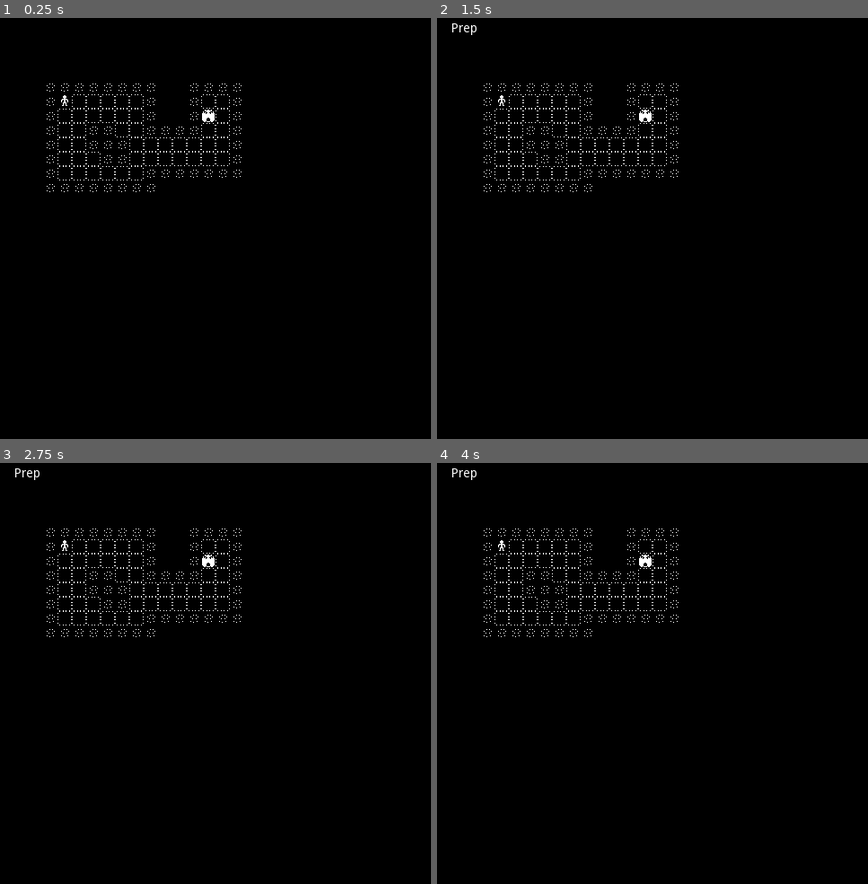
Above: before the commit, frames 1-4 (two rows, left to right).
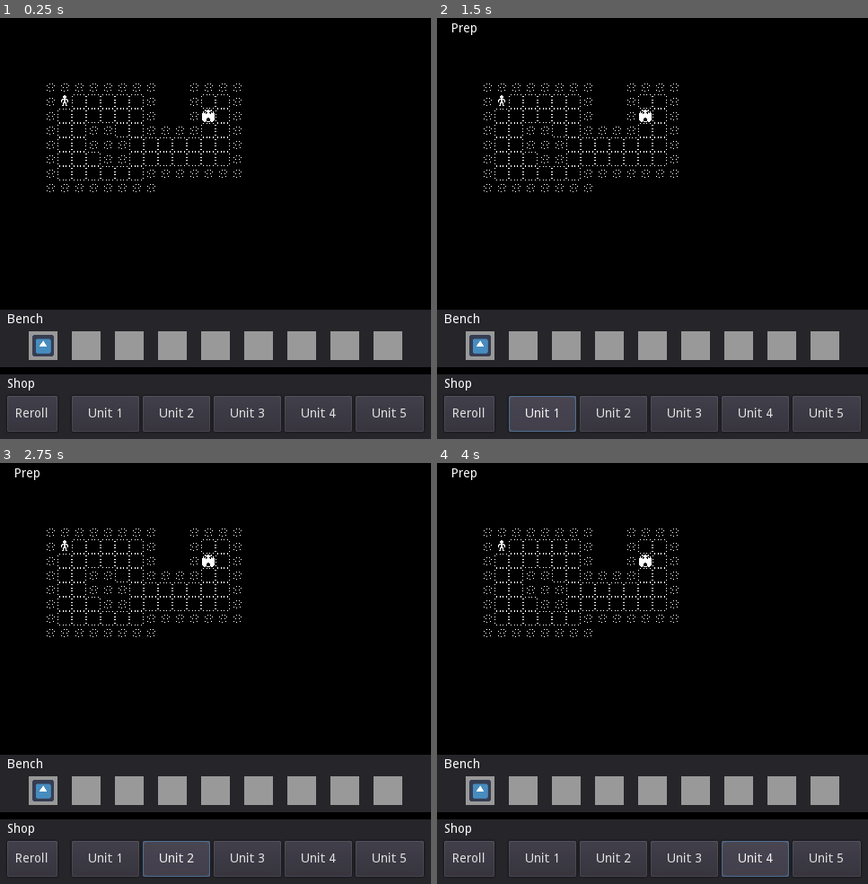
Above: after the commit, the same moments.

Repository: RokaRoka/minimal-auto-battle
Game: Godot game, scene res://Game.tscn
The game is run twice, just before and just after one commit, with the same random seed, the same clock (stepped at 60 frames per second) and the same inputs. The engine's default icon, where the game draws it, is replaced by a stand-in: a white triangle on a blue panel in a dark square.
Inputs (mouse positions are in pixels of both pictures, inside the frame that each line leads up to):
- Up to frame 1 (0.25 s): no input
- Up to frame 2 (1.5 s): click (471, 413) at 0.5 s, where only the run after the commit has a clickable "Reroll"; click (540, 413) at 1.25 s, where only the run after the commit has a clickable "Unit 1"
- Up to frame 3 (2.75 s): click (176, 858) at 2 s, where only the run after the commit has a clickable "Unit 2"
- Up to frame 4 (4 s): click (682, 858) at 2.75 s, where only the run after the commit has a clickable "Unit 3"; click (755, 858) at 3.5 s, where only the run after the commit has a clickable "Unit 4"

The runs differ from the first frame. In frame 1, 29% of the frame differs, in the area x 0-100%, y 69-100%; in frame 2, 29%; in frame 3, 29%; in frame 4, 29%.

Commit message:
Shop Units can be dragged on field

Diff:
--- /dev/null
+++ b/Draggable.gd
@@ -0,0 +1,21 @@
+extends TextureRect
+
+var dragging = false
+
+signal started_drag( draggable )
+signal dropped( draggable )
+
+# Called when the node enters the scene tree for the first time.
+func _ready():
+	connect("gui_input", self, "_on_gui_input")
+
+func _on_gui_input(event:InputEvent):
+	if event is InputEventMouseButton:
+		if event.pressed and event.button_index == BUTTON_LEFT:
+			dragging = true
+			emit_signal("started_drag", self)
+		elif dragging:
+			dragging = false
+			emit_signal("dropped", self)
+	if event is InputEventMouseMotion and dragging:
+		rect_position += event.relative
--- a/Game.gd
+++ b/Game.gd
@@ -1,4 +1,7 @@
 extends Node2D
+
+# branched scenes
+var unitTscn = preload("res://Unit.tscn")
 
 onready var grid = $Grid
 onready var testUnit = $Grid/Units/Unit
@@ -14,6 +17,7 @@
 func _ready():
 	castles = grid.getTilesOfType("Castle")
 	prepTurn()
+	$UI/Bench/Panel/UnitSlot1/ShopUnit.connect("dropped", self, "dropShopUnit")
 
 func prepTurn():
 	turn = "prep"
@@ -40,6 +44,17 @@
 			if turn == "prep":
 				takePlayerTurn()
 
+func dropShopUnit(draggable):
+	#if we drop a unit on an empty space, spawn a unit
+	var mousePos = get_global_mouse_position()
+	#check if its a valid space
+	var cellId = grid.getCellId(mousePos)
+	draggable.hide()
+	#create unit and add to grid
+	var newUnit = unitTscn.instance()
+	newUnit.position = grid.getSnappedPos(mousePos) + grid.tileMap.cell_size/2
+	grid.addUnit(newUnit)
+	$Grid/Units.add_child(newUnit)
 
 func _on_AtttackBtn_pressed():
 	print("bla;fbaiwueskf!")
--- a/Game.tscn
+++ b/Game.tscn
@@ -1,11 +1,11 @@
-[gd_scene load_steps=11 format=2]
+[gd_scene load_steps=12 format=2]
 
 [ext_resource path="res://Grid.gd" type="Script" id=1]
 [ext_resource path="res://Tiles/TileSet.tres" type="TileSet" id=2]
-[ext_resource path="res://Tiles/nav_test.png" type="Texture" id=3]
-[ext_resource path="res://Unit.gd" type="Script" id=4]
+[ext_resource path="res://Unit.tscn" type="PackedScene" id=3]
 [ext_resource path="res://Game.gd" type="Script" id=5]
 [ext_resource path="res://icon.png" type="Texture" id=6]
+[ext_resource path="res://Draggable.gd" type="Script" id=7]
 
 [sub_resource type="Animation" id=1]
 resource_name = "EnemyTurn"
@@ -124,13 +124,15 @@
 "values": [ "Prep" ]
 }
 
-[sub_resource type="StyleBoxFlat" id=5]
+[sub_resource type="StyleBoxFlat" id=4]
 bg_color = Color( 0, 0, 0, 1 )
 border_width_left = 1
 border_width_top = 1
 border_width_right = 1
 border_width_bottom = 1
 border_blend = true
+
+[sub_resource type="StyleBoxFlat" id=5]
 
 [node name="Game" type="Node2D"]
 script = ExtResource( 5 )
@@ -186,22 +188,258 @@
 margin_top = 18.0
 margin_right = 95.0
 margin_bottom = 34.0
-custom_styles/normal = SubResource( 5 )
+custom_styles/normal = SubResource( 4 )
 text = "Attack Castle"
 
 [node name="ShopBtn" type="Button" parent="UI/PrepMenu/VBoxContainer"]
 margin_top = 38.0
 margin_right = 95.0
 margin_bottom = 54.0
-custom_styles/normal = SubResource( 5 )
+custom_styles/normal = SubResource( 4 )
 text = "Go Shopping"
 
 [node name="StayBtn" type="Button" parent="UI/PrepMenu/VBoxContainer"]
 margin_top = 58.0
 margin_right = 95.0
 margin_bottom = 74.0
-custom_styles/normal = SubResource( 5 )
+custom_styles/normal = SubResource( 4 )
 text = "Stay"
+
+[node name="Bench" type="Control" parent="UI"]
+margin_top = 336.0
+margin_right = 480.0
+margin_bottom = 400.0
+__meta__ = {
+"_edit_use_anchors_": false
+}
+
+[node name="Panel" type="Panel" parent="UI/Bench"]
+anchor_bottom = 1.0
+margin_right = 480.0
+__meta__ = {
+"_edit_use_anchors_": false
+}
+
+[node name="Label" type="Label" parent="UI/Bench/Panel"]
+margin_left = 8.0
+margin_top = 4.0
+margin_right = 48.0
+margin_bottom = 18.0
+text = "Bench"
+__meta__ = {
+"_edit_use_anchors_": false
+}
+
+[node name="UnitSlot1" type="Panel" parent="UI/Bench/Panel"]
+margin_left = 32.0
+margin_top = 24.0
+margin_right = 64.0
+margin_bottom = 56.0
+size_flags_horizontal = 3
+size_flags_vertical = 3
+custom_styles/panel = SubResource( 5 )
+__meta__ = {
+"_edit_use_anchors_": false
+}
+
+[node name="ShopUnit" type="TextureRect" parent="UI/Bench/Panel/UnitSlot1" groups=[
+"UnitUI",
+]]
+anchor_right = 1.0
+anchor_bottom = 1.0
+margin_left = 4.0
+margin_top = 4.0
+margin_right = -4.0
+margin_bottom = -4.0
+texture = ExtResource( 6 )
+expand = true
+stretch_mode = 6
+script = ExtResource( 7 )
+__meta__ = {
+"_edit_use_anchors_": false
+}
+
+[node name="UnitSlot2" type="Panel" parent="UI/Bench/Panel"]
+margin_left = 80.0
+margin_top = 24.0
+margin_right = 112.0
+margin_bottom = 56.0
+size_flags_horizontal = 3
+size_flags_vertical = 3
+custom_styles/panel = SubResource( 5 )
+__meta__ = {
+"_edit_use_anchors_": false
+}
+
+[node name="UnitSlot3" type="Panel" parent="UI/Bench/Panel"]
+margin_left = 128.0
+margin_top = 24.0
+margin_right = 160.0
+margin_bottom = 56.0
+size_flags_horizontal = 3
+size_flags_vertical = 3
+custom_styles/panel = SubResource( 5 )
+__meta__ = {
+"_edit_use_anchors_": false
+}
+
+[node name="UnitSlot4" type="Panel" parent="UI/Bench/Panel"]
+margin_left = 176.0
+margin_top = 24.0
+margin_right = 208.0
+margin_bottom = 56.0
+size_flags_horizontal = 3
+size_flags_vertical = 3
+custom_styles/panel = SubResource( 5 )
+__meta__ = {
+"_edit_use_anchors_": false
+}
+
+[node name="UnitSlot5" type="Panel" parent="UI/Bench/Panel"]
+margin_left = 224.0
+margin_top = 24.0
+margin_right = 256.0
+margin_bottom = 56.0
+size_flags_horizontal = 3
+size_flags_vertical = 3
+custom_styles/panel = SubResource( 5 )
+__meta__ = {
+"_edit_use_anchors_": false
+}
+
+[node name="UnitSlot6" type="Panel" parent="UI/Bench/Panel"]
+margin_left = 272.0
+margin_top = 24.0
+margin_right = 304.0
+margin_bottom = 56.0
+size_flags_horizontal = 3
+size_flags_vertical = 3
+custom_styles/panel = SubResource( 5 )
+__meta__ = {
+"_edit_use_anchors_": false
+}
+
+[node name="UnitSlot7" type="Panel" parent="UI/Bench/Panel"]
+margin_left = 320.0
+margin_top = 24.0
+margin_right = 352.0
+margin_bottom = 56.0
+size_flags_horizontal = 3
+size_flags_vertical = 3
+custom_styles/panel = SubResource( 5 )
+__meta__ = {
+"_edit_use_anchors_": false
+}
+
+[node name="UnitSlot8" type="Panel" parent="UI/Bench/Panel"]
+margin_left = 368.0
+margin_top = 24.0
+margin_right = 400.0
+margin_bottom = 56.0
+size_flags_horizontal = 3
+size_flags_vertical = 3
+custom_styles/panel = SubResource( 5 )
+__meta__ = {
+"_edit_use_anchors_": false
+}
+
+[node name="UnitSlot9" type="Panel" parent="UI/Bench/Panel"]
+margin_left = 416.0
+margin_top = 24.0
+margin_right = 448.0
+margin_bottom = 56.0
+size_flags_horizontal = 3
+size_flags_vertical = 3
+custom_styles/panel = SubResource( 5 )
+__meta__ = {
+"_edit_use_anchors_": false
+}
+
+[node name="Shop" type="Control" parent="UI"]
+anchor_right = 1.0
+anchor_bottom = 1.0
+margin_top = 416.0
+__meta__ = {
+"_edit_use_anchors_": false
+}
+
+[node name="Panel" type="Panel" parent="UI/Shop"]
+anchor_right = 1.0
+anchor_bottom = 1.0
+margin_top = -8.0
+__meta__ = {
+"_edit_use_anchors_": false
+}
+
+[node name="RerollBtn" type="Button" parent="UI/Shop/Panel"]
+anchor_bottom = 1.0
+margin_left = 8.0
+margin_top = 24.0
+margin_right = 64.0
+margin_bottom = -8.0
+text = "Reroll"
+__meta__ = {
+"_edit_use_anchors_": false
+}
+
+[node name="HBoxContainer" type="HBoxContainer" parent="UI/Shop/Panel"]
+anchor_bottom = 1.0
+margin_left = 80.0
+margin_top = 24.0
+margin_right = 472.0
+margin_bottom = -8.0
+__meta__ = {
+"_edit_use_anchors_": false
+}
+
+[node name="ItemBtn1" type="Button" parent="UI/Shop/Panel/HBoxContainer"]
+margin_right = 75.0
+margin_bottom = 40.0
+size_flags_horizontal = 3
+size_flags_vertical = 3
+text = "Unit 1"
+
+[node name="ItemBtn2" type="Button" parent="UI/Shop/Panel/HBoxContainer"]
+margin_left = 79.0
+margin_right = 154.0
+margin_bottom = 40.0
+size_flags_horizontal = 3
+size_flags_vertical = 3
+text = "Unit 2"
+
+[node name="ItemBtn3" type="Button" parent="UI/Shop/Panel/HBoxContainer"]
+margin_left = 158.0
+margin_right = 233.0
+margin_bottom = 40.0
+size_flags_horizontal = 3
+size_flags_vertical = 3
+text = "Unit 3"
+
+[node name="ItemBtn4" type="Button" parent="UI/Shop/Panel/HBoxContainer"]
+margin_left = 237.0
+margin_right = 312.0
+margin_bottom = 40.0
+size_flags_horizontal = 3
+size_flags_vertical = 3
+text = "Unit 4"
+
+[node name="ItemBtn5" type="Button" parent="UI/Shop/Panel/HBoxContainer"]
+margin_left = 316.0
+margin_right = 392.0
+margin_bottom = 40.0
+size_flags_horizontal = 3
+size_flags_vertical = 3
+text = "Unit 5"
+
+[node name="Label" type="Label" parent="UI/Shop/Panel"]
+margin_left = 8.0
+margin_top = 4.0
+margin_right = 48.0
+margin_bottom = 18.0
+text = "Shop"
+__meta__ = {
+"_edit_use_anchors_": false
+}
 
 [node name="Grid" type="Node2D" parent="."]
 script = ExtResource( 1 )
@@ -233,12 +471,5 @@
 
 [node name="Units" type="YSort" parent="Grid"]
 
-[node name="Unit" type="Sprite" parent="Grid/Units" groups=[
-"Player",
-]]
-position = Vector2( 72, 104 )
-texture = ExtResource( 3 )
-region_enabled = true
-region_rect = Rect2( 16, 16, 16, 16 )
-script = ExtResource( 4 )
+[node name="Unit" parent="Grid/Units" instance=ExtResource( 3 )]
 [connection signal="pressed" from="UI/PrepMenu/VBoxContainer/AtttackBtn" to="." method="_on_AtttackBtn_pressed"]
--- a/Grid.gd
+++ b/Grid.gd
@@ -7,6 +7,10 @@
 ## TILEMAP RULES ALL ##
 
 #grids (or uh, just one grid)
+
+# Grid is offset and a different size than the rest of the tilemap
+# This is important for the unit grid and astar
+# i.e. [3, 5] on the tilemap is [0, 0] for the grid
 var gridRect: Rect2
 
 var unitGrid = []
@@ -66,6 +70,7 @@
 func getUnit(var cellPos):
 	return unitGrid[cellPos.x + (10 * cellPos.y)]
 
+#takes in world based positions [32, 64] or [78.5, 54.2]
 func getPathv(cellPosv1, cellPosv2):
 	# MORE LIKe ASSTAR AMIRITE LOL
 	var cellPos1 = tileMap.world_to_map(cellPosv1)
@@ -80,6 +85,7 @@
 	var astarId2 = cellPos2.x + (cellPos2.y * gridRect.size.x)
 	return Array(astar.get_point_path(astarId1, astarId2))
 
+#takes in cell based positions [0, 1] or [4, 3] etc
 func getPath(cellPos1, cellPos2):
 	if !validPath(cellPos1, cellPos2):
 		return []
@@ -92,6 +98,13 @@
 
 func getGridPos(posv):
 	return tileMap.world_to_map(posv) - gridRect.position
+
+func getSnappedPos(pos):
+	return tileMap.world_to_map(pos) * tileMap.cell_size
+
+func getCellId(pos):
+	var cellPos = tileMap.world_to_map(pos)# - gridRect.position
+	return tileMap.get_cellv(cellPos)
 
 func getTileName(id):
 	return tileMap.tile_set.tile_get_name(id)
--- /dev/null
+++ b/Unit.tscn
@@ -0,0 +1,13 @@
+[gd_scene load_steps=3 format=2]
+
+[ext_resource path="res://Unit.gd" type="Script" id=1]
+[ext_resource path="res://Tiles/nav_test.png" type="Texture" id=2]
+
+[node name="Unit" type="Sprite" groups=[
+"Player",
+]]
+position = Vector2( 72, 104 )
+texture = ExtResource( 2 )
+region_enabled = true
+region_rect = Rect2( 16, 16, 16, 16 )
+script = ExtResource( 1 )
Not shown: 1 places in Game.tscn that only renumber resources
